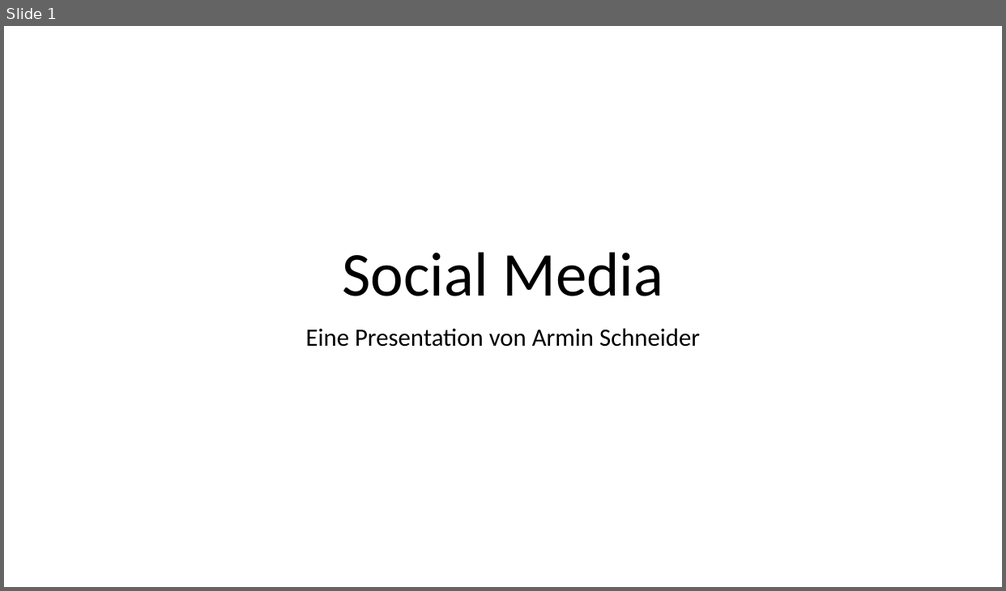
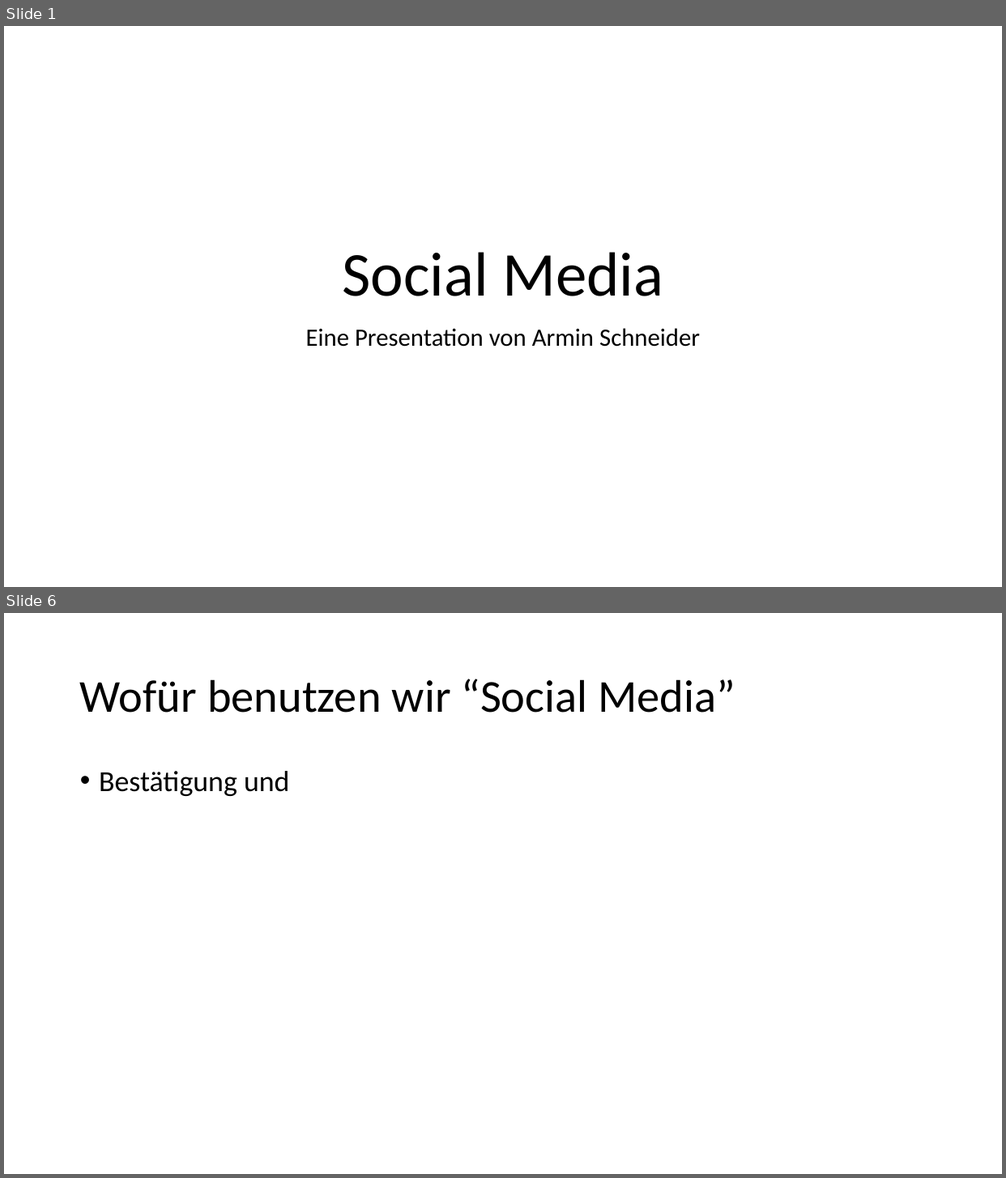
Before and after one commit to ArkonM/4CHIF, a slide deck: SYP - Markus Reis/Social Media.pptx. Shown one above the other, each under a label of ours: slide 1 before the commit, slides 1 and 6 after it; the slides between them are not shown. The pictures are 1006x591 and 1006x1178 pixels, drawn with LibreOffice and Linux fonts; fonts in the diff are those of the drawing. Boxes give left, top, right and bottom in pixels: in the first picture for what was removed or moved away, otherwise in the second. Text is boxed around its words. In the diff, an @@ line names an element or a change of style, - is before the commit and + after.

```diff
--- a/SYP - Markus Reis/Social Media.pptx
+++ b/SYP - Markus Reis/Social Media.pptx
@@ slide 6 added at (4,613,1002,1174), background #FFFFFF @@
@@ title added at (80,679,735,713), 44 pt, text #000000 @@
+Wofür benutzen wir “Social Media”
@@ text added at (99,771,290,796), 28 pt, text #000000 @@
+• Bestätigung und
```
Also in this commit, not shown: 1 slide changed, 5 other slides added, 1 slide removed, 1 other file.
